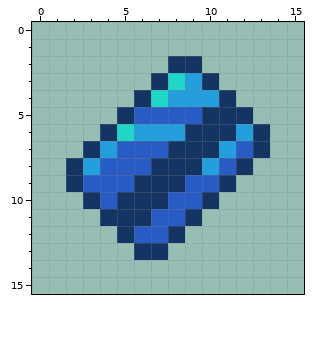
Pixel-art sprite -- assets/spellvox/textures/custom/items/voucher_credit.png. The picture above was drawn from the file before the commit.
The file is 16x16 pixels.
Once edited:
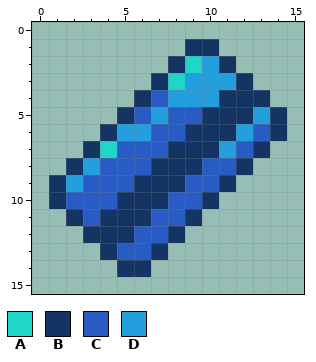
Palette (. is transparent): A #20d6c7  B #143464  C #285cc4  D #249fde
Diff:
@@ x 0..15 @@
  0 ................
- 1 ................
- 2 ........BB......
- 3 .......BADB.....
- 4 ......BADDDB....
- 5 .....BCCCCBBB...
- 6 ....BADDDBBBDB..
- 7 ...BDCCCBBBDCB..
- 8 ..BDCCCBBBDCB...
- 9 ..BCCCBBBCCB....
-10 ...BCBBBCCB.....
-11 ....BBBCCB......
-12 .....BCCB.......
-13 ......BB........
-14 ................
+ 1 .........BB.....
+ 2 ........BADB....
+ 3 .......BADDDB...
+ 4 ......BCDDDBBB..
+ 5 .....BCDCCBBBDB.
+ 6 ....BDDCCBBBDCB.
+ 7 ...BACCCBBBDCB..
+ 8 ..BDCCCBBBCCB...
+ 9 .BDCCCBBBCCB....
+10 .BCCCBBBCCB.....
+11 ..BCBBBCCB......
+12 ...BBBCCB.......
+13 ....BCCB........
+14 .....BB.........
 15 ................
Boxes around the changes in both pictures, in picture pixels (x1, y1, x2, y2):
changed: (49, 39, 287, 277)
